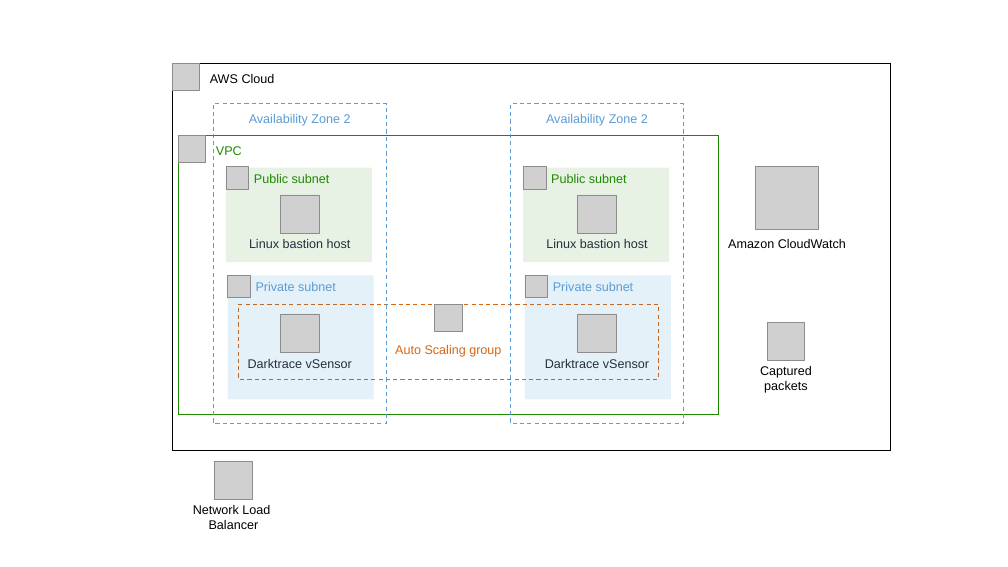
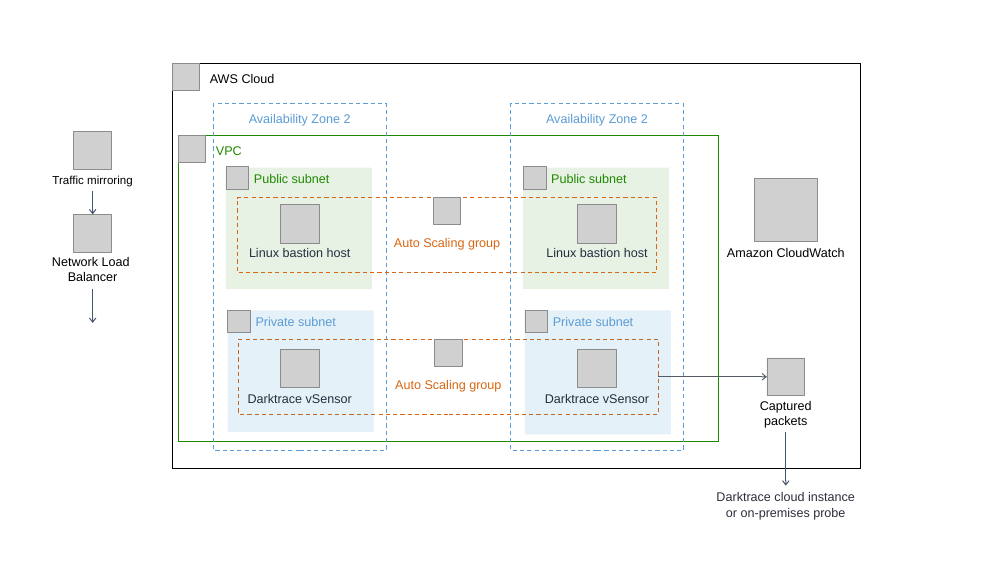
Before and after one commit to aws-quickstart/quickstart-darktrace-vsensor, a slide deck: slide 2 of docs/images/darktrace-vsensor-architecture-diagram.pptx. Drawn at 1008x567 pixels with LibreOffice and Linux fonts; fonts in the diff are those of the drawing; grey boxes stand for pictures. Boxes give left, top, right and bottom in pixels: in the first picture for what was removed or moved away, otherwise in the second. Text is boxed around its words. In the diff, an @@ line names an element or a change of style, - is before the commit and + after.

```diff
--- a/docs/images/darktrace-vsensor-architecture-diagram.pptx
+++ b/docs/images/darktrace-vsensor-architecture-diagram.pptx
@@ rectangle "AWS Cloud": place and size @@
-rectangle "AWS Cloud" at bbox=[172, 64, 891, 451]
+rectangle "AWS Cloud" at bbox=[172, 64, 861, 469]
@@ rectangle "Availability Zone 2": place and size @@
-rectangle "Availability Zone 2" at bbox=[213, 104, 386, 423]
+rectangle "Availability Zone 2" at bbox=[213, 104, 386, 450]
@@ rectangle "Availability Zone 2": place and size @@
-rectangle "Availability Zone 2" at bbox=[510, 104, 684, 423]
+rectangle "Availability Zone 2" at bbox=[510, 104, 684, 450]
@@ picture added at bbox=[73, 132, 111, 169] @@
@@ rectangle "VPC": place and size @@
-rectangle "VPC" at bbox=[178, 135, 719, 414]
+rectangle "VPC" at bbox=[178, 135, 719, 442]
@@ text added at bbox=[52, 175, 133, 187], 11 pt, text #000000 @@
+Traffic mirroring
@@ rectangle "Public subnet": place and size @@
-rectangle "Public subnet" at bbox=[226, 168, 372, 262]
+rectangle "Public subnet" at bbox=[226, 168, 372, 290]
@@ rectangle "Public subnet": place and size @@
-rectangle "Public subnet" at bbox=[523, 168, 669, 262]
+rectangle "Public subnet" at bbox=[523, 168, 669, 290]
@@ 3 pictures, 3 texts: place and size @@
-3 pictures, 3 texts at bbox=[249, 167, 846, 248]
+3 pictures, 3 texts at bbox=[249, 178, 845, 257]
@@ arrow added from (93, 191) to (93, 214), #44546A 1 pt @@
@@ rectangle added at bbox=[237, 197, 657, 272], outline #D86613 1 pt dashed, 12 pt, text #D86613 @@
+Auto Scaling group
@@ picture added at bbox=[433, 197, 461, 225] @@
@@ picture: place and size @@
-picture at bbox=[215, 462, 253, 500]
+picture at bbox=[74, 214, 112, 252]
@@ text "Network Load Balancer": place and size @@
-text "Network Load Balancer" at bbox=[193, 505, 270, 529]
+text "Network Load Balancer" at bbox=[52, 257, 130, 281]
@@ arrow added from (93, 289) to (93, 323), #44546A 1 pt @@
@@ 6 pictures, 3 rectangles, 3 texts: place and size @@
-6 pictures, 3 rectangles, 3 texts at bbox=[228, 275, 812, 399]
+6 pictures, 3 rectangles, 3 texts at bbox=[228, 310, 812, 434]
@@ arrow added from (659, 377) to (767, 377), #545B64 1 pt @@
@@ arrow added from (786, 433) to (786, 485), #44546A 1 pt @@
@@ text added at bbox=[716, 492, 855, 520], 12 pt, text #2D2E3B @@
+Darktrace cloud instance or on-premises probe
```
Also in this commit, not shown: 1 slide added, 1 other file.
